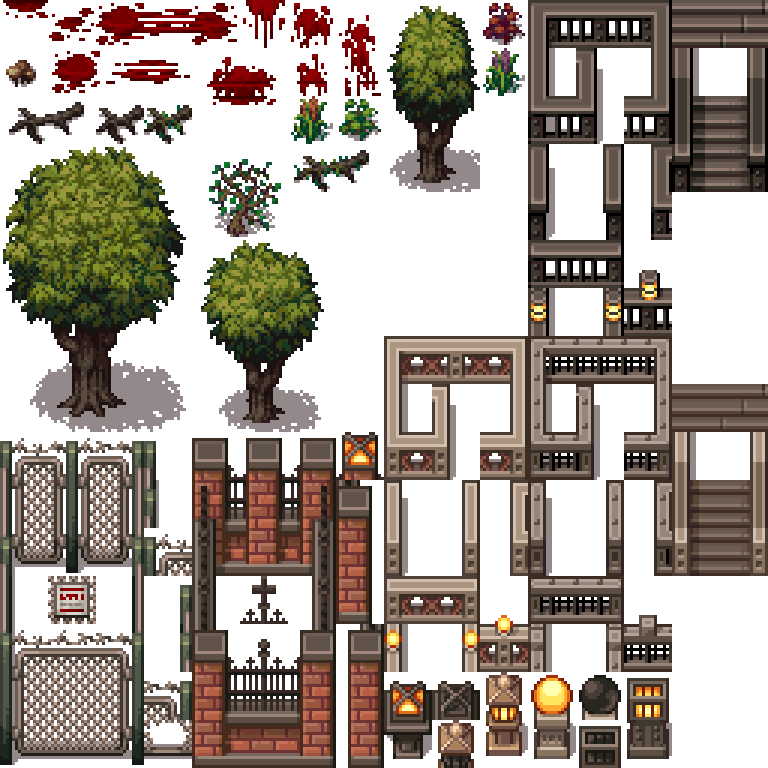
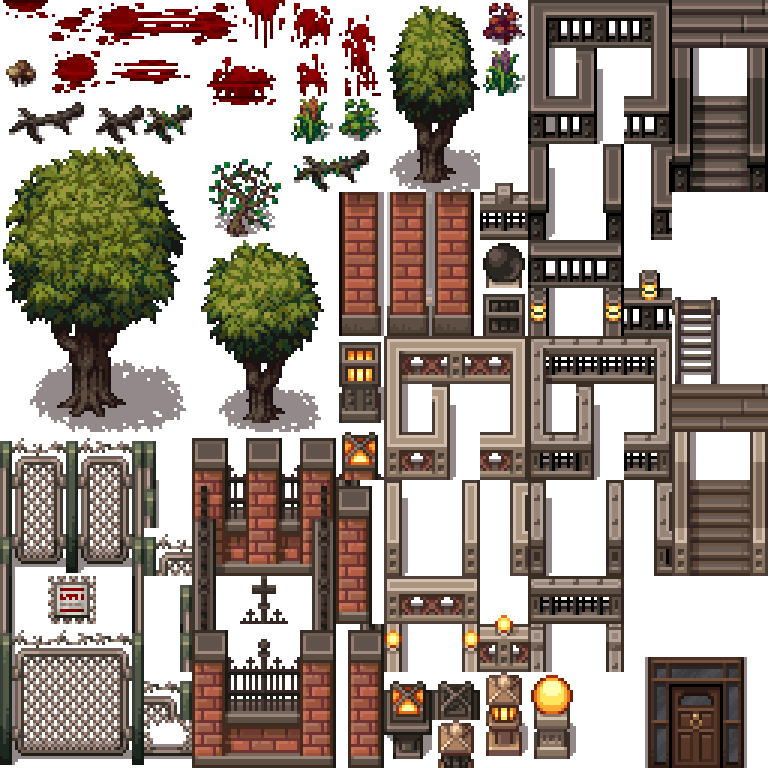
Layer changes from the first 768 x 768 image to the second:
added layer "TileD_PHC_Exterior-Windows&Doors" above "PSF_C_Forest" over [339, 192, 747, 768]
painted on "Layer 1" over [339, 183, 672, 768]
